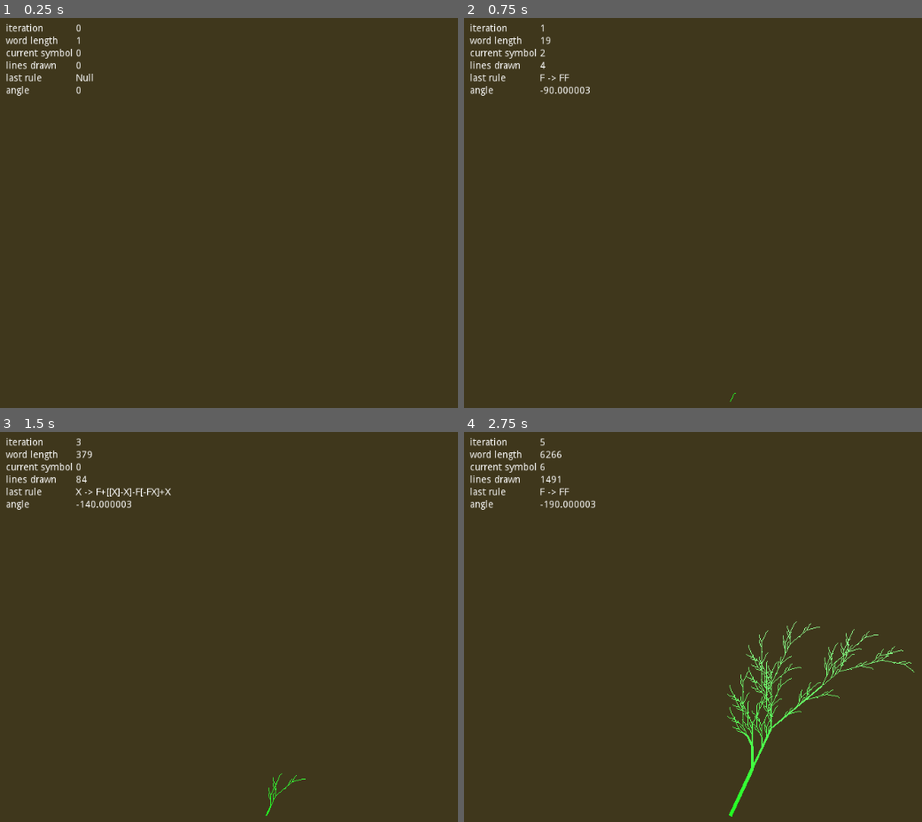
Above: before the commit, frames 1-4 (two rows, left to right).
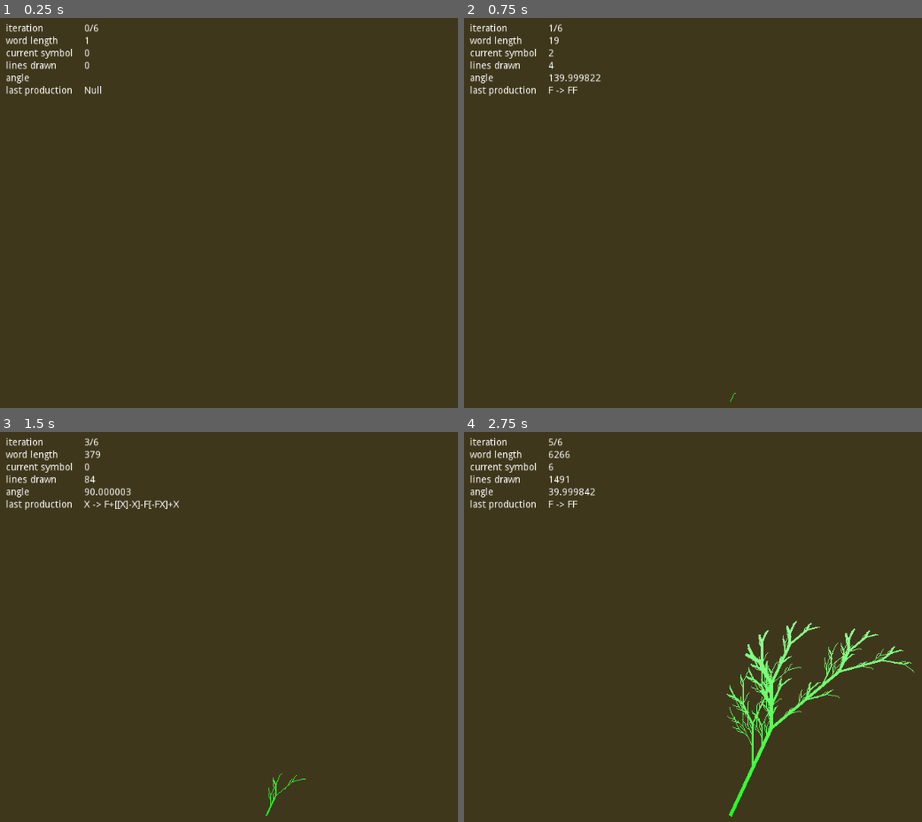
Above: after the commit, the same moments.

Repository: hansi-c/growth
Game: Godot game, scene res://grow_smooth_iterations.tscn
The game is run twice, just before and just after one commit, with the same random seed, the same clock (stepped at 60 frames per second) and the same inputs.
Inputs:
- Up to frame 1 (0.25 s): no input
- Up to frame 2 (0.75 s): tap Enter (ui_accept) at 0.5 s; hold Space (next_step) from 0.53 s (still down)
- Up to frame 3 (1.5 s): tap Enter (ui_accept) at 0.77, 0.8, 1.07, 1.35 s; release Space (next_step) at 1.28 s
- Up to frame 4 (2.75 s): tap Enter (ui_accept) at 1.52, 1.82, 2.3 s; tap Space (next_step) at 1.55 s; hold Space (next_step) from 2.03 s (still down)

The runs differ from the first frame. In frame 1, 0.5% of the frame differs, in the area x 1-23%, y 1-20%; in frame 2, 0.7%; in frame 3, 1.0%; in frame 4, 2.1%, in the area x 1-98%, y 1-87%.

Commit message:
move line generation to a dedicated class

Diff:
--- a/Grammars.gd
+++ b/Grammars.gd
@@ -3,7 +3,7 @@
 class Grammar:
 	var variables = []
 	var constants = []
-	var start
+	var axiom
 	var rules = {}
 
 	func apply_rules(word):
@@ -37,7 +37,7 @@
 											"-", # turn right 25 degrees
 											"[", # push position and angle
 											"]"] # pop position and angle
-	result.start = "X"
+	result.axiom = "X"
 	result.rules = {
 		"X" : "F+[[X]-X]-F[-FX]+X",
 		"F" : "FF"
@@ -52,7 +52,7 @@
 											"-", # turn right 25 degrees
 											"[", # push position and angle
 											"]"] # pop position and angle
-	result.start = "F"
+	result.axiom = "F"
 	result.rules = {
 		"F" : "FF+[+F-F-F]-[-F+F+F]"
 	}
@@ -63,7 +63,7 @@
 	var result = Grammar.new()
 	result.variables = ["0", "1"]
 	result.constants = ["[", "]"]
-	result.start = "0"
+	result.axiom = "0"
 	result.rules = {
 		"1" : "11",
 		"0" : "1[0]0"
@@ -78,7 +78,7 @@
 											"-", # turn right 25 degrees
 											"[", # push position and angle
 											"]"] # pop position and angle
-	result.start = "X"
+	result.axiom = "X"
 	result.rules = {
 		"X" : "F[-X]+X",
 		"F" : "FF"
--- /dev/null
+++ b/d0_line_generator.gd
@@ -0,0 +1,40 @@
+class_name D0LineGenerator
+
+var start: Vector2
+var start_angle: float
+var turn_degrees: float
+var segment_length: float
+var lines = []
+var state = PlantState.new()
+var grammar: Grammars.Grammar
+
+func generate_lines(word, current_iteration: int):
+	lines.clear()
+	state.set_position(start)
+	state.set_angle(start_angle)
+	state.set_width(current_iteration)
+
+	for s in word:
+		if s == "F":
+			var direction = Vector2(cos(state.angle), sin(state.angle))
+			var branch = generate_branch(state.position, direction, state.width)
+			lines.append(branch)
+			state.position = branch.end
+		elif s == "-":
+			state.turn_clockwise(turn_degrees)
+		elif s == "+":
+			state.turn_counter_clockwise(turn_degrees)
+		elif s == "[":
+			state.push_state()
+			state.change_width(-1.0)
+		elif s == "]":
+			state.pop_state()
+		elif s != "X": # FIXME replace with a check against grammar's alphabet
+			push_error("unknown symbol: %s" % s)
+
+func generate_branch(_start, direction, width):
+	var result = LineSegment.new()
+	result.start = _start
+	result.end = _start + (direction * segment_length)
+	result.width = width
+	return result
--- a/grow_binary.gd
+++ b/grow_binary.gd
@@ -13,7 +13,7 @@
 var _45degrees = deg2rad(45.0)
 
 func _ready():
-	word = grammar.start
+	word = grammar.axiom
 	generate_lines()
 
 func _process(delta):
--- a/grow_line_by_line.gd
+++ b/grow_line_by_line.gd
@@ -14,7 +14,7 @@
 var state = PlantState.new()
 
 func _ready():
-	word = grammar.start
+	word = grammar.axiom
 	generate_lines()
 
 func _process(_delta):
--- a/grow_smooth_iterations.gd
+++ b/grow_smooth_iterations.gd
@@ -4,18 +4,15 @@
 export var iterations = 6
 export var start = Vector2(500, 400)
 export var branch_length = 40.0
+var _25degrees = deg2rad(25.0)
+var start_angle = Vector2.UP.angle() + _25degrees
 var current_iteration = 0
 var current_symbol = 0
 var word = ""
-var lines = []
 var grammar = Grammars.wheat_grammar()
 #var grammar = Grammars.tomato_grammar()
-var _25degrees = deg2rad(25.0)
-var start_angle = Vector2.UP.angle() + _25degrees
-var state = PlantState.new()
 var last_rule # used only for stats
-
-onready var stats_label = get_node("StatsLabel")
+var line_generator: D0LineGenerator
 
 signal update_iteration(value)
 signal update_word_length(value)
@@ -25,8 +22,17 @@
 signal update_angle(value)
 
 func _ready():
-	word = grammar.start
+	word = grammar.axiom
+	initialize_line_generator()
 	update_stats()
+
+func initialize_line_generator():
+	line_generator = D0LineGenerator.new()
+	line_generator.start = start
+	line_generator.start_angle = start_angle
+	line_generator.turn_degrees = _25degrees
+	line_generator.segment_length = branch_length
+	line_generator.grammar = grammar
 
 func _input(_event):
 	if has_next_iteration():
@@ -43,7 +49,7 @@
 	update()
 
 func _draw():
-	for branch in lines:
+	for branch in line_generator.lines:
 		draw_line(branch.start, branch.end, Color.green, branch.width)
 
 func has_next_iteration():
@@ -68,47 +74,18 @@
 	var rule = word[current_symbol]
 	word = grammar.apply_rule(word, current_symbol)
 	var production = grammar.rules[rule]
-	last_rule = "%s -> %s" % [rule, production]
+	last_rule = "%s -> %s" % [rule, production] # just for stats
 	current_symbol += production.length()
-	generate_lines()
-
-func generate_lines():
-	lines.clear()
-	state.set_position(start)
-	state.set_angle(start_angle)
-	state.set_width(current_iteration)
-	var degrees = _25degrees
-
-	for s in word:
-		if s == "F":
-			var direction = Vector2(cos(state.angle), sin(state.angle))
-			var branch = generate_branch(state.position, direction, state.width)
-			lines.append(branch)
-			state.position = branch.end
-		elif s == "-":
-			state.turn_clockwise(degrees)
-			state.change_width(-1.0)
-		elif s == "+":
-			state.turn_counter_clockwise(degrees)
-			state.change_width(-1.0)
-		elif s == "[":
-			state.push_state()
-		elif s == "]":
-			state.pop_state()
-		elif s != "X":
-			push_error("unknown symbol: %s" % s)
-
-func generate_branch(_start, direction, width):
-	var result = LineSegment.new()
-	result.start = _start
-	result.end = _start + (direction * branch_length)
-	result.width = width
-	return result
+	line_generator.generate_lines(word, current_iteration)
 
 func update_stats():
-	emit_signal("update_iteration", current_iteration)
+	emit_signal("update_iteration", "%s/%s" % [current_iteration, iterations])
 	emit_signal("update_word_length", word.length())
 	emit_signal("update_current_symbol", current_symbol)
-	emit_signal("update_lines_drawn", lines.size())
+	emit_signal("update_lines_drawn", line_generator.lines.size())
 	emit_signal("update_last_rule", last_rule)
-	emit_signal("update_angle", rad2deg(state.angle))
+	if line_generator.lines.size() > 0:
+		var last_branch = line_generator.lines[line_generator.lines.size()-1]
+		var direction = last_branch.start - last_branch.end
+		var angle = direction.angle()
+		emit_signal("update_angle", rad2deg(angle))
--- a/grow_smooth_iterations.tscn
+++ b/grow_smooth_iterations.tscn
@@ -14,7 +14,8 @@
 		vec2 st = FRAGCOORD.xy/resolution;
 		COLOR = vec4(st.y+0.1, 1.0, st.y+0.1, 1.0);
 	}
-}"
+}
+"
 
 [sub_resource type="ShaderMaterial" id=2]
 shader = SubResource( 1 )
@@ -40,20 +41,8 @@
 __meta__ = {
 "_edit_use_anchors_": false
 }
-iterations = 12
 start = Vector2( 400, 580 )
 branch_length = 4.0
-
-[node name="StatsLabel" type="Label" parent="ColorRect"]
-visible = false
-margin_left = 24.0
-margin_top = 32.0
-margin_right = 66.0
-margin_bottom = 46.0
-text = "HELLO"
-__meta__ = {
-"_edit_use_anchors_": false
-}
 
 [node name="Grid" parent="ColorRect" instance=ExtResource( 2 )]
 margin_left = 24.0
--- a/grow_wheat.gd
+++ b/grow_wheat.gd
@@ -15,7 +15,7 @@
 var tomatoes = []
 
 func _ready():
-	word = grammar.start
+	word = grammar.axiom
 	generate_lines()
 
 func _process(_delta):
--- a/project.godot
+++ b/project.godot
@@ -9,6 +9,11 @@
 config_version=4
 
 _global_script_classes=[ {
+"base": "Reference",
+"class": "D0LineGenerator",
+"language": "GDScript",
+"path": "res://d0_line_generator.gd"
+}, {
 "base": "Node2D",
 "class": "GrowBinary",
 "language": "GDScript",
@@ -40,6 +45,7 @@
 "path": "res://plant_state.gd"
 } ]
 _global_script_class_icons={
+"D0LineGenerator": "",
 "GrowBinary": "",
 "GrowLineByLine": "",
 "GrowSmoothTransitions": "",
--- a/stats.tscn
+++ b/stats.tscn
@@ -1,10 +1,14 @@
-[gd_scene format=2]
+[gd_scene load_steps=2 format=2]
+
+[sub_resource type="Theme" id=1]
 
 [node name="Grid" type="GridContainer"]
 anchor_right = 1.0
 anchor_bottom = 1.0
 margin_right = -624.0
 margin_bottom = -400.0
+theme = SubResource( 1 )
+custom_constants/hseparation = 16
 columns = 2
 __meta__ = {
 "_edit_use_anchors_": false
@@ -16,8 +20,8 @@
 text = "iteration"
 
 [node name="iteration_value" type="Label" parent="."]
-margin_left = 101.0
-margin_right = 101.0
+margin_left = 113.0
+margin_right = 113.0
 margin_bottom = 14.0
 
 [node name="word_length_key" type="Label" parent="."]
@@ -27,9 +31,9 @@
 text = "word length"
 
 [node name="word_length_value" type="Label" parent="."]
-margin_left = 101.0
+margin_left = 113.0
 margin_top = 18.0
-margin_right = 101.0
+margin_right = 113.0
 margin_bottom = 32.0
 
 [node name="current_symbol_key" type="Label" parent="."]
@@ -39,9 +43,9 @@
 text = "current symbol"
 
 [node name="current_symbol_value" type="Label" parent="."]
-margin_left = 101.0
+margin_left = 113.0
 margin_top = 36.0
-margin_right = 101.0
+margin_right = 113.0
 margin_bottom = 50.0
 
 [node name="lines_drawn_key" type="Label" parent="."]
@@ -51,31 +55,31 @@
 text = "lines drawn"
 
 [node name="lines_drawn_value" type="Label" parent="."]
-margin_left = 101.0
+margin_left = 113.0
 margin_top = 54.0
-margin_right = 101.0
+margin_right = 113.0
 margin_bottom = 68.0
 
-[node name="last_rule_key" type="Label" parent="."]
+[node name="angle_key" type="Label" parent="."]
 margin_top = 72.0
 margin_right = 97.0
 margin_bottom = 86.0
-text = "last rule"
+text = "angle"
 
-[node name="last_rule_value" type="Label" parent="."]
-margin_left = 101.0
+[node name="angle_value" type="Label" parent="."]
+margin_left = 113.0
 margin_top = 72.0
-margin_right = 101.0
+margin_right = 113.0
 margin_bottom = 86.0
 
-[node name="angle_key" type="Label" parent="."]
+[node name="last_rule_key" type="Label" parent="."]
 margin_top = 90.0
 margin_right = 97.0
 margin_bottom = 104.0
-text = "angle"
+text = "last production"
 
-[node name="angle_value" type="Label" parent="."]
-margin_left = 101.0
+[node name="last_rule_value" type="Label" parent="."]
+margin_left = 113.0
 margin_top = 90.0
-margin_right = 101.0
+margin_right = 113.0
 margin_bottom = 104.0
